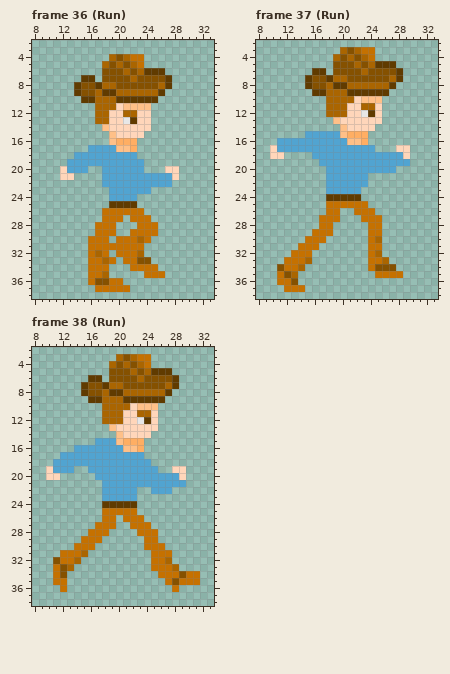
Edited in one commit: pixel-art file (Assets/Characters/Test/Test2Animation_40x40_run_4_outline.ase). That is the earlier state.
40x40 pixels, 105 frames. Shown: frame 36 (Run): x 8..33, y 2..38; frame 37 (Run): x 8..33, y 2..38; frame 38 (Run): x 8..33, y 2..38. The commit also changed other frames, which this record leaves out.
The same view after the edit:
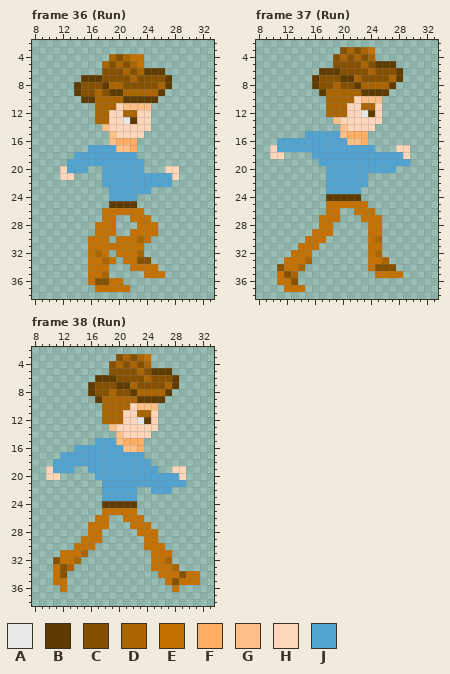
Palette (. is transparent): A #e7e7e7  B #603b00  C #855100  D #aa6500  E #c57100  F #ffae63  G #ffc088  H #ffd6ba  J #51a4d1
The exact change:
--- frame 36 (Run), layers "Hat", "Pants"
@@ x 15..22 @@
  6 ...CCCDC
- 7 BB.CCCCD
- 8 CCBDDCCC
- 9 CCDBBDDD
-10 BBDDDBBB
+ 7 BBBCCCCD
+ 8 CCCBDDCC
+ 9 CCDCBBDD
+10 BBDDDDBB
 11 ..DDDHGG
@@ x 18..22 @@
 26 EEEEE
-27 EEE.E
+27 EE..E
 28 EE...
--- frame 37 (Run), layer "Hat"
@@ x 13..26 @@
  2 ..............
- 3 .......DCDEE..
- 4 ......DCDCDE..
- 5 ......CCCDCDBB
- 6 ...BB.CCCCDCCC
- 7 ..BCCBDDCCCCCC
- 8 ..BCCDBBDDDDDD
- 9 ...BBDDDBBBBBB
+ 3 .......CDCDE..
+ 4 ......CDCDCD..
+ 5 ......CCCCDCBB
+ 6 ....BBBCCCCDCC
+ 7 ...BCCCBBDCCCC
+ 8 ...BCCDCCBDDDD
+ 9 ....BDDDDDBBBB
 10 .....DDDDHGGG.
--- frame 38 (Run), layers "Hat", "Pants"
@@ x 13..26 @@
  2 ..............
- 3 .......DCDEE..
- 4 ......DCDCDE..
- 5 ......CCCDCDBB
- 6 ...BB.CCCCDCCC
- 7 ..BCCBDDCCCCCC
- 8 ..BCCDBBDDDDDD
- 9 ...BBDDDBBBBBB
+ 3 .......CDCDE..
+ 4 ......CDCDCD..
+ 5 ......CCCCDCBB
+ 6 ....BBBCCCCDCC
+ 7 ...BCCCBBDCCCC
+ 8 ...BCCDCCBDDDD
+ 9 ....BDDDDDBBBB
 10 .....DDDDHGGG.
@@ x 14..21 @@
 25 ....EEEE
-26 ....EE.E
-27 ...EEE..
-28 ..EEE...
+26 ...EE..E
+27 ..EEE...
+28 ..EE....
 29 .EEE....
Where, in picture pixels (left, top, right, bottom), the same in both pictures:
changed: (95, 75, 123, 103)
erased: (116, 215, 123, 222)
changed: (305, 47, 375, 96)
changed: (81, 354, 151, 403)
changed: (88, 515, 116, 536)
